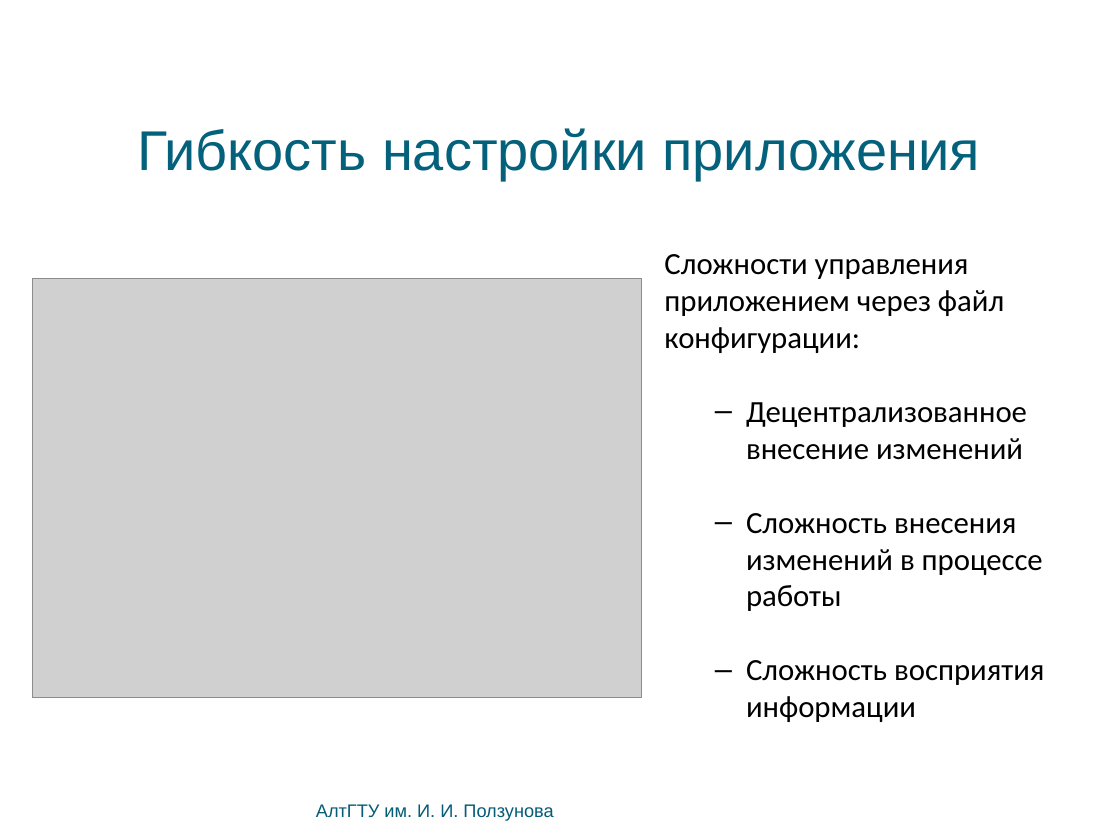
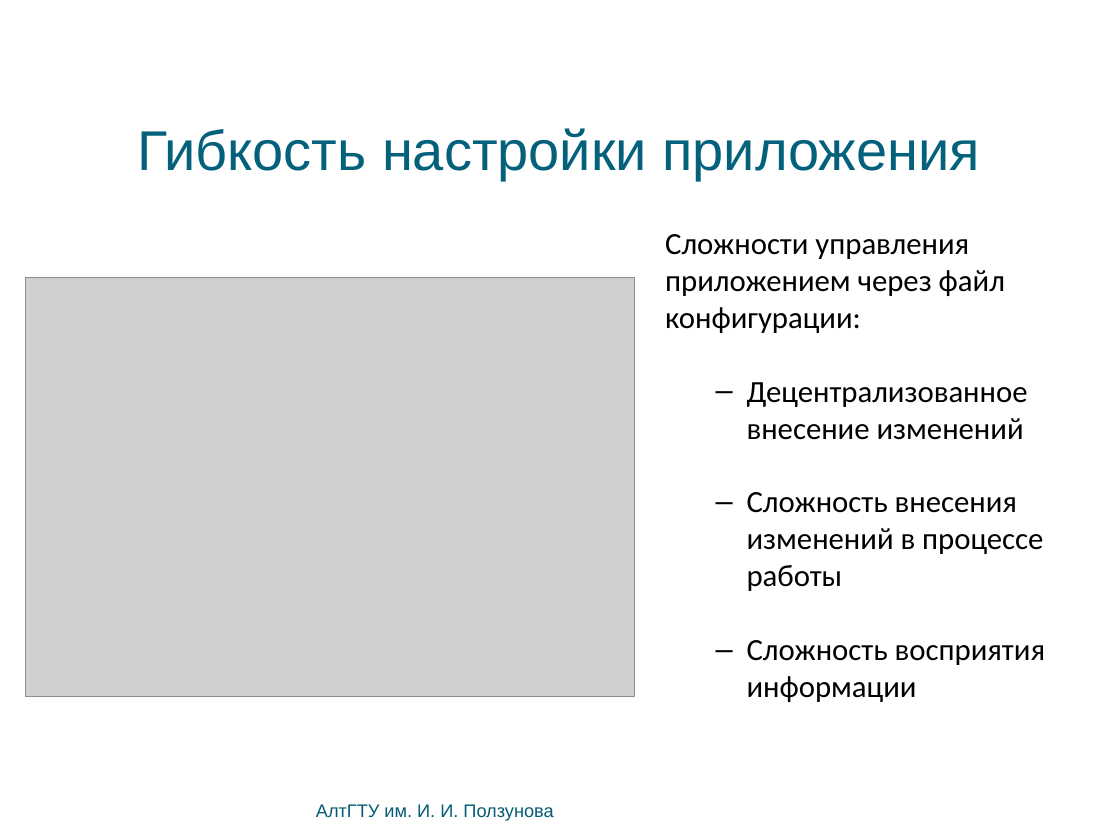
Before and after one commit to bluerain/snoopy, a slide deck: slide 3 of diploma/trunk/ppt/starovoitov.ppt. Drawn at 1120x840 pixels with LibreOffice and Linux fonts; fonts in the diff are those of the drawing; grey boxes stand for pictures; background and template pictures are left out. Boxes give left, top, right and bottom in pixels: in the first picture for what was removed or moved away, otherwise in the second. Text is boxed around its words. In the diff, an @@ line names an element or a change of style, - is before the commit and + after.

```diff
--- a/diploma/trunk/ppt/starovoitov.ppt
+++ b/diploma/trunk/ppt/starovoitov.ppt
@@ text "Сложности управления приложением через файл ...": place and size @@
-text "Сложности управления приложением через файл ..." at (664, 254, 1044, 722)
+text "Сложности управления приложением через файл ..." at (665, 234, 1045, 702)
@@ picture: place and size @@
-picture at (32, 278, 642, 698)
+picture at (25, 277, 635, 697)
```
Also in this commit, not shown: 2 other slides changed, 1 other file.
